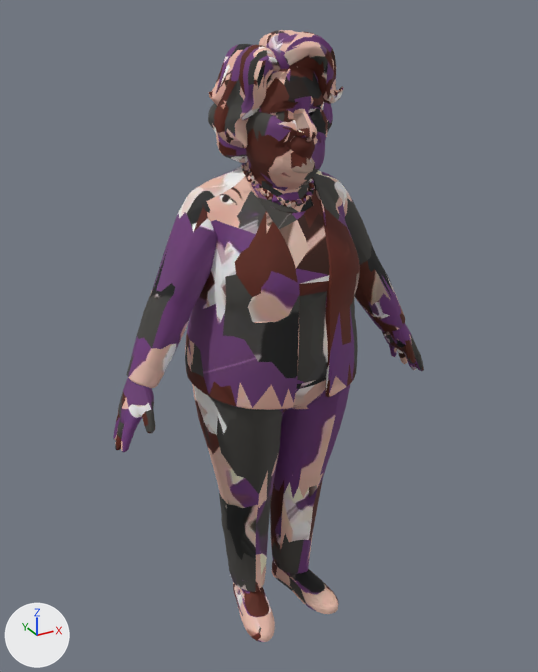
What one commit did to the glTF model public/models/office/cast/phyllis.glb.
The view is the same before and after, from a 50 mm lens placed at (-0.868, -1.548, 1.643), pointed at (-0.001, 0.028, 0.855). The axes (+X, +Y, +Z) are drawn at lower left. The lights are the same throughout. The picture after the commit comes second. Where no turn or scale is listed for an object, it has been applied to the vertices. Vertices at exactly the same position are counted once.

The first picture shows 'char1'.
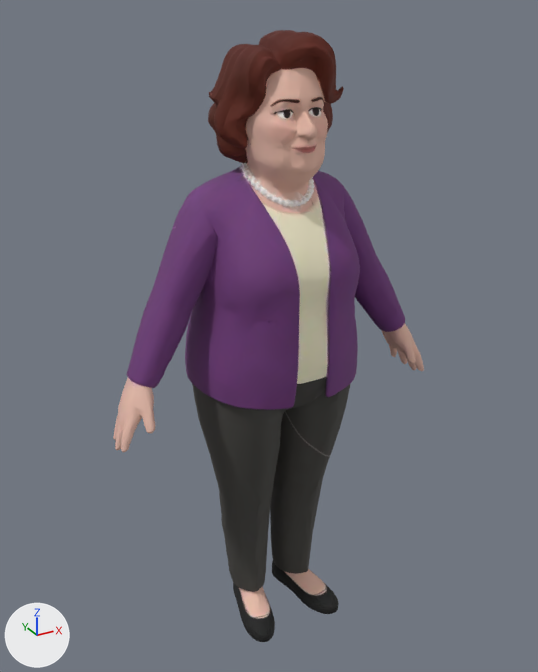
Pixel boxes (x1, y1, x2, y2) of what changed, in the pictures (538 x 672 px; the box of a moved part takes in the faces that stretch with it):
part 1 of me_mesh_0, moved or reshaped
    both: (189, 44, 350, 288)
part 2 of me_mesh_0, moved or reshaped
    before: (390, 322, 420, 371)
    after: (391, 322, 420, 371)
part 3 of me_mesh_0, moved or reshaped
    before: (233, 575, 338, 642)
    after: (233, 578, 338, 642)
part 4 of me_mesh_0, moved or reshaped
    both: (116, 417, 154, 441)
part 5 of me_mesh_0, surface changed
    both: (113, 30, 424, 642)

Diff of the bpy script that builds the scene:
```diff
--- a/public/models/office/cast/phyllis.glb.py
+++ b/public/models/office/cast/phyllis.glb.py
@@ me_mesh_0 @@
 me_mesh_0.from_pydata(...)  # 5186 vertices, 10366 faces; spans x -0.45..0.45, y -0.19..0.19, z 0.0..1.6
 # used by ob_char1; location = (0.0, 0.0, 0.0)
+# me_mesh_0 part 1: 158 vertices moved within x -0.2..0.18, y -0.17..0.15, z 1.07..1.57
+# me_mesh_0 part 2: 39 vertices moved within x 0.16..0.45, y -0.07..0.16, z 0.68..0.98
+# me_mesh_0 part 3: 25 vertices moved within x -0.14..0.12, y -0.16..0.09, z 0.02..0.06
+# me_mesh_0 part 4: 13 vertices moved within x -0.44..-0.38, y -0.1..0.03, z 0.69..0.8
+# me_mesh_0 part 5: 8218 kept faces spanning x -0.45..0.45, y -0.19..0.19, z 0.0..1.6 get new texture (UV) coordinates
 me_mesh_0.materials.append(mat_material_0)
```
